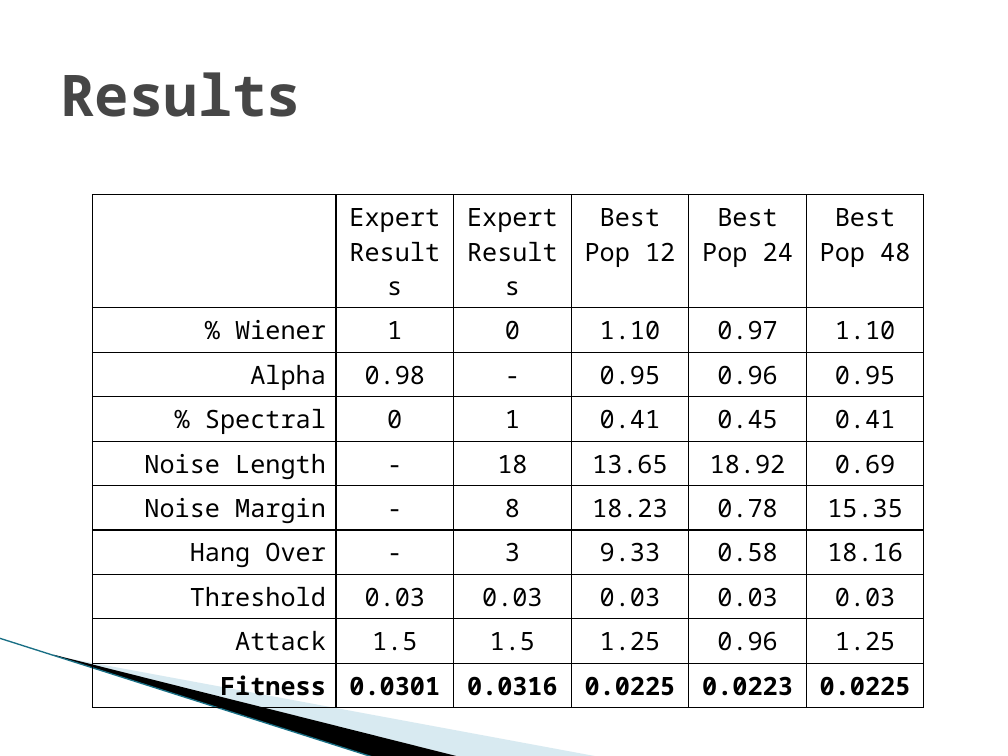
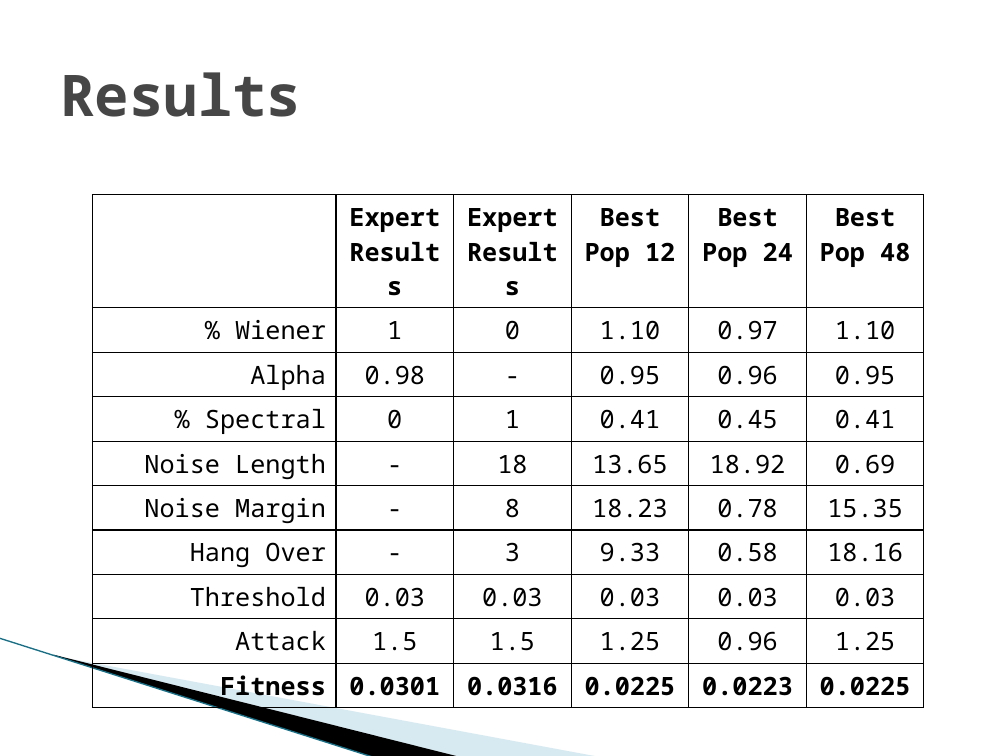
Before and after one commit to vfasburg/cse_848, a slide deck: slide 13 of project/848_Project_Presentation_Fasburg_Thomas.pptx (slide 12 before the commit). Drawn at 1008x756 pixels with LibreOffice and Linux fonts; fonts in the diff are those of the drawing; background and template pictures are left out. Boxes give left, top, right and bottom in pixels: in the first picture for what was removed or moved away, otherwise in the second. Text is boxed around its words. In the diff, an @@ line names an element or a change of style, - is before the commit and + after.

```diff
--- a/project/848_Project_Presentation_Fasburg_Thomas.pptx
+++ b/project/848_Project_Presentation_Fasburg_Thomas.pptx
@@ table at (93,195,926,705) @@
@@ bold on in "Expert Results", "Expert Results", "Best Pop 12", "Best Pop 24" and 1 more places @@
```
Also in this commit, not shown: 5 other slides changed, 1 slide added.
